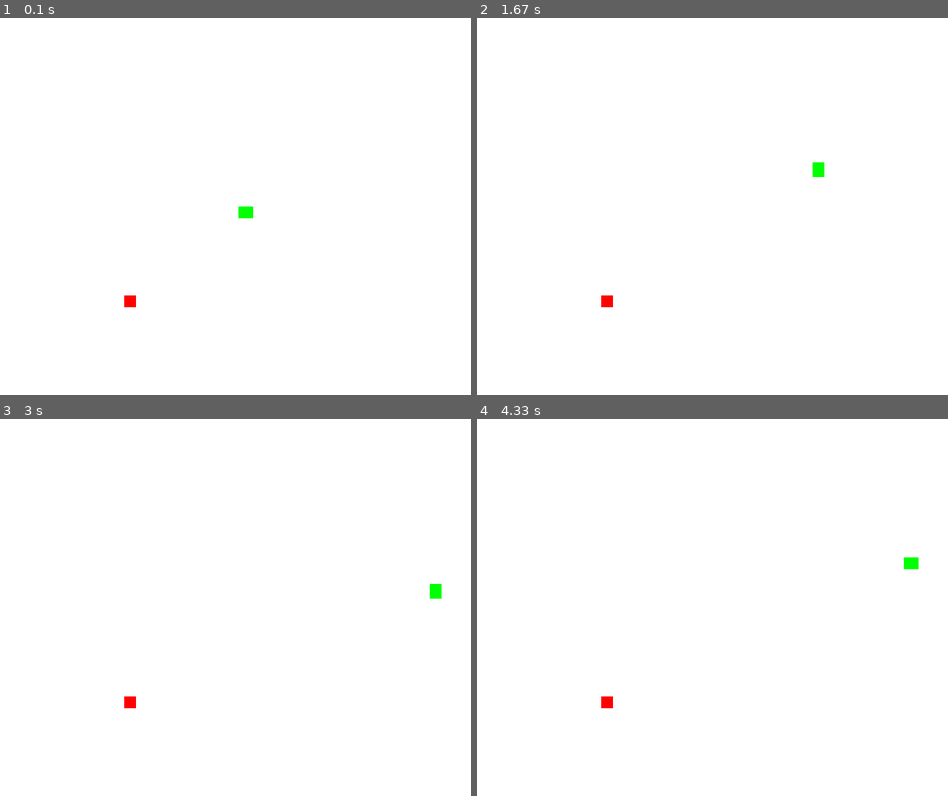
Above: before the commit, frames 1-4 (two rows, left to right).
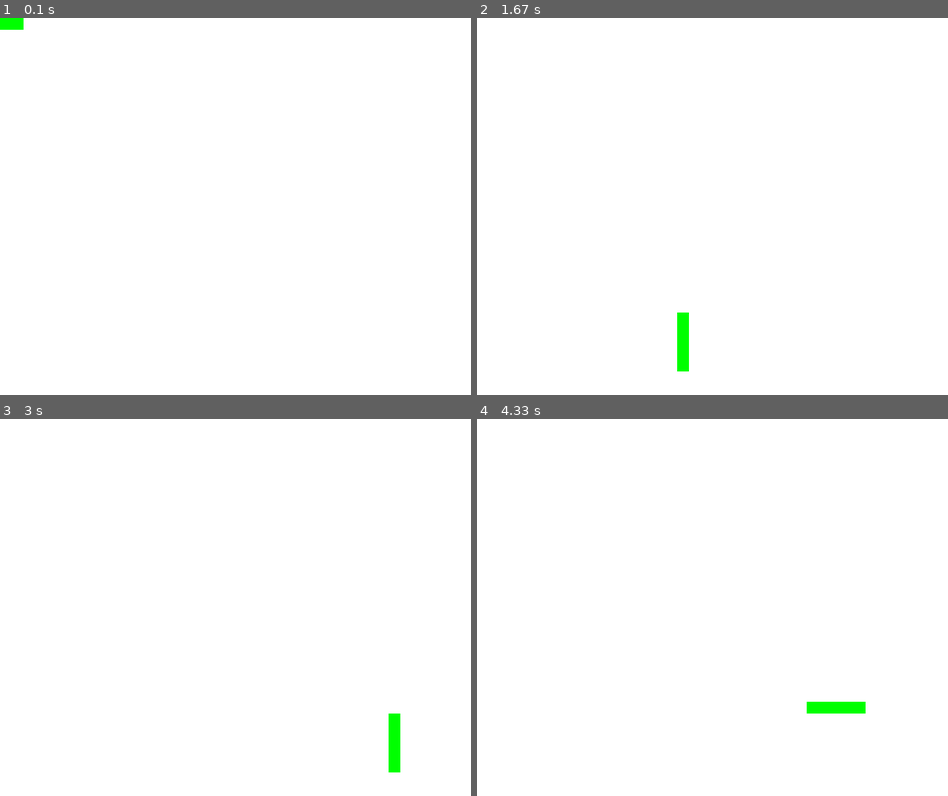
Above: after the commit, the same moments.

Repository: orahcio/aprenderpygame
Game: pygame game, started from snake.py
Same seed, same stepped clock (60 frames per second), same inputs: the game is played once before the commit and once after it.
Inputs:
- Up to frame 1 (0.1 s): no input
- Up to frame 2 (1.67 s): tap Enter at 0.33 s; hold D 0.67-1.13 s; hold W 1.17-1.63 s
- Up to frame 3 (3 s): hold D 1.67-2.13 s; hold A 2.17-2.7 s; hold S from 2.73 s (still down)
- Up to frame 4 (4.33 s): release S at 3.03 s; hold A 3.07-3.47 s; hold W 3.5-3.87 s; hold D from 3.9 s (still down)

The runs differ from the first frame. In frame 1, 0.3% of the frame differs, in the area x 0-54%, y 0-77%; in frame 2, 0.6%, in the area x 26-74%, y 38-94%; in frame 3, 0.6%; in frame 4, 0.6%.

Commit message:
Aula snake

Diff:
--- a/snake.py
+++ b/snake.py
@@ -12,21 +12,22 @@
 FUNDO = (255,255,255)
 
 largura = 800
-altura = 600
+altura = 640
 
 def jogo_na_matrix():
 
     pygame.init()
 
-    buffer = pygame.display.set_mode((largura,altura))
+    tela = pygame.display.set_mode((largura,altura))
     relogio = pygame.time.Clock()
 
     # inicialmente a tela está em branco
-    tela = [[] for i in range(32)]
-    print(tela)
+    buffer = []
     for i in range(32):
-        tela[i] = [0 for j in range(40)]
-    print(len(tela[1]))
+        buffer.append([])
+        for j in range(40):
+            buffer[i].append(0)
+
 
     # Controle do snake
     controle = {
@@ -37,7 +38,7 @@
         }
 
     # snake começa no canto superior da tela
-    tela[0][0] = 1
+    buffer[0][0] = 1
     snake = [(0,0)]
     v = (1,0)
 
@@ -46,36 +47,50 @@
 
     while rodando:
         relogio.tick(15)
-        buffer.fill(FUNDO)
+        tela.fill(FUNDO)
         # apaga matriz
         for i in range(32):
             for j in range(40):
-                tela[i][j] = 0
+                buffer[i][j] = 0
 
-        for event in pygame.event.get():
-            if event.type == KEYDOWN:
-                if event.key in controle:
-                    i,j = v
-                    il,jl = controle[event.key]
-                    e = i*il+j*jl
-                    e *= e
-                    v = (i-il)*e+il, (j-jl)*e+jl
-                    print(v)
+        for evento in pygame.event.get():
+            if evento.type == QUIT:
+                rodando = False
+            if evento.type == KEYDOWN:
+                if evento.key == K_ESCAPE:
+                    rodando = False
+                if evento.key == K_w and v[1]<=0:
+                    v = [0,-1]
+                if evento.key == K_s and v[1]>=0:
+                    v = [0,1]
+                if evento.key == K_d and v[0]>=0:
+                    v = [1,0]
+                if evento.key == K_a and v[0]<=0:
+                    v = [-1,0]
+                # if event.key in controle:
+                #     i,j = v
+                #     il,jl = controle[event.key]
+                #     e = i*il+j*jl
+                #     e *= e
+                #     v = (i-il)*e+il, (j-jl)*e+jl
+                #     print(v)
 
 
         # preenche o próximo passo
-        snake.append(((v[0]+snake[-1][0])%40,(v[1]+snake[-1][1])%32))
+        x = (v[0]+snake[-1][0])%40
+        y = (v[1]+snake[-1][1])%32
+        snake.append((x,y))
         # alterna = 0
 
         # desenhar a matriz conforme o snake
         for i,j in snake:
-            tela[j][i] = 1
+            buffer[j][i] = 1
 
-        # desenhar retângulos conforme a matriz tela
+        # desenhar retângulos conforme a matriz buffer
         for i in range(32):
             for j in range(40):
-                if tela[i][j] == 1:
-                    pygame.draw.rect(buffer,VERDE,((j%40)*20,(i%32)*20,20,20))
+                if buffer[i][j] == 1:
+                    pygame.draw.rect(tela,VERDE,(j*20,i*20,20,20))
 
         # limita o tamanho do snake
         if len(snake) > 4:
@@ -131,6 +146,7 @@
                     escalar = (x*xn+y*yn)/(s*s)
                     escalar *= escalar
                     v = (x-xn)*escalar+xn, (y-yn)*escalar+yn
+                    print(v)
         cabeca.move_ip(v)
         if (cabeca.x,cabeca.y) in cobra:
             rodando = False
@@ -154,5 +170,5 @@
 
 
 if __name__=="__main__":
-    main()
+    jogo_na_matrix()
     exit()
Not shown, changed: jogo.ipynb
